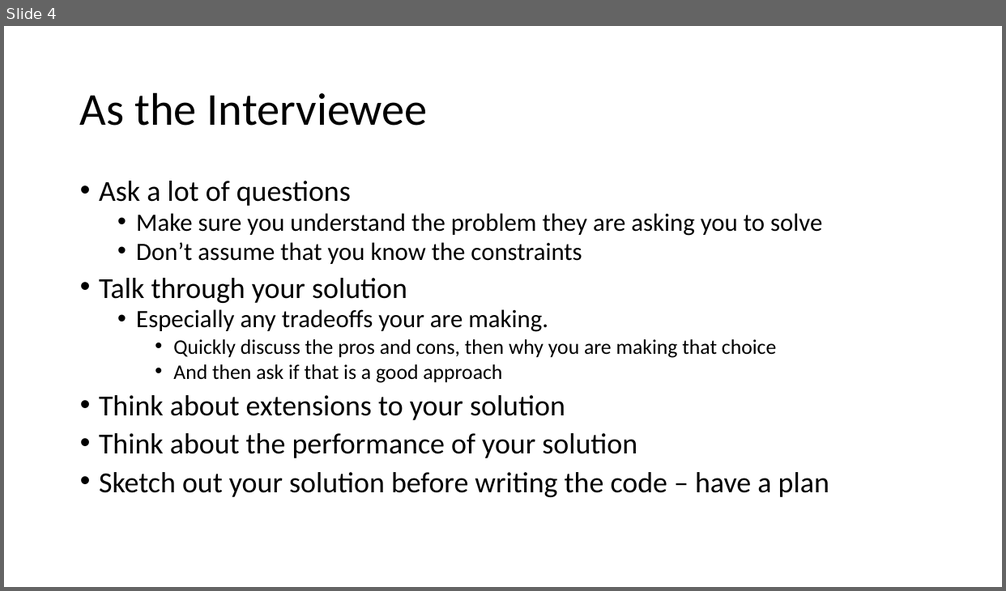
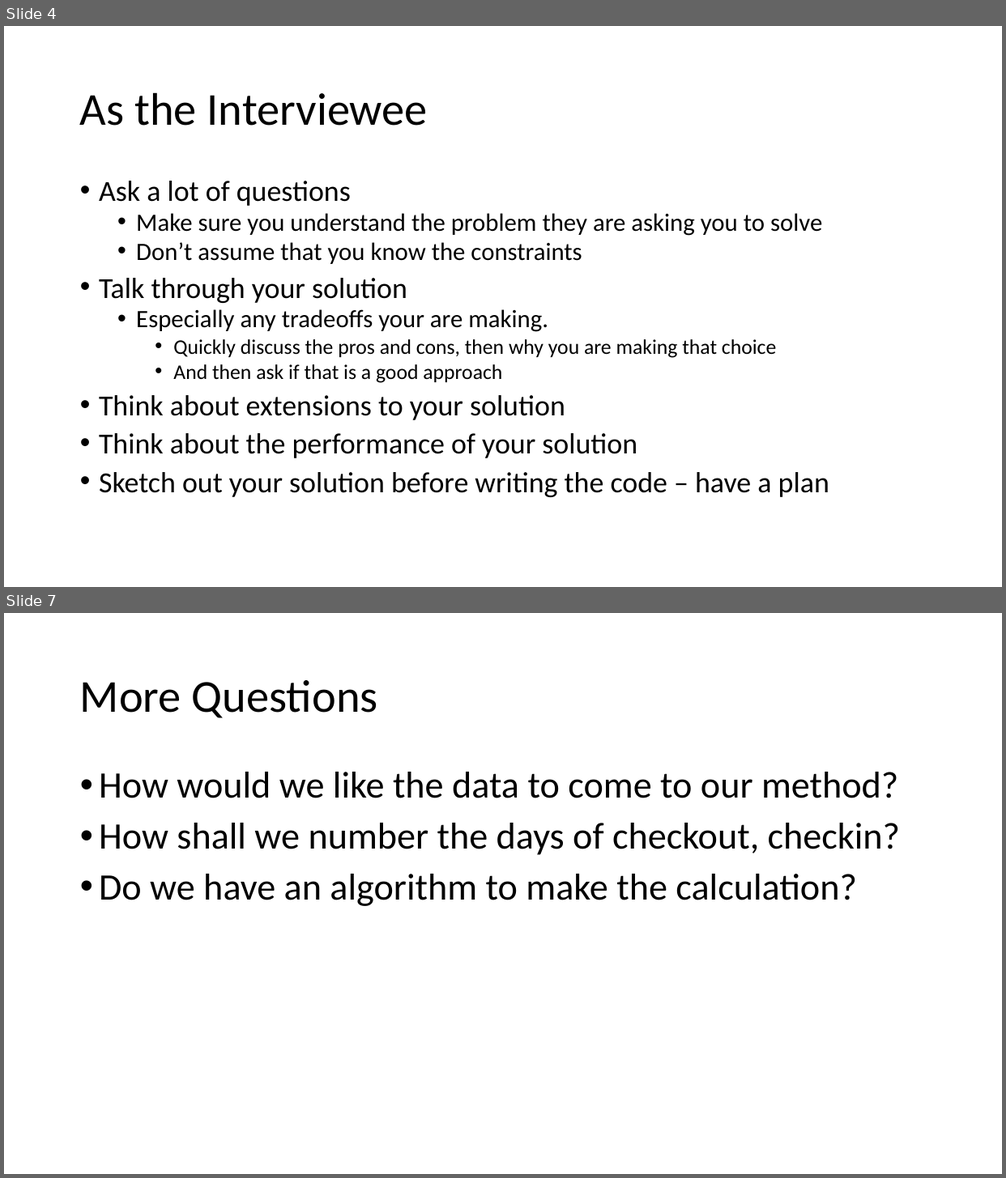
Before and after one commit to russpj/Library, a slide deck: The Library Problem.pptx. Shown one above the other, each under a label of ours: slide 4 before the commit, slides 4 and 7 after it; the slides between them are not shown. The pictures are 1006x591 and 1006x1178 pixels, drawn with LibreOffice and Linux fonts; fonts in the diff are those of the drawing. Boxes give left, top, right and bottom in pixels: in the first picture for what was removed or moved away, otherwise in the second. Text is boxed around its words. In the diff, an @@ line names an element or a change of style, - is before the commit and + after.

```diff
--- a/The Library Problem.pptx
+++ b/The Library Problem.pptx
@@ slide 7 added at (4, 613, 1002, 1174), background #FFFFFF @@
@@ title added at (80, 680, 378, 718), 44 pt, text #000000 @@
+More Questions
@@ text added at (99, 772, 900, 906), 36 pt, text #000000 @@
+• How would we like the data to come to our method?
+• How shall we number the days of checkout, checkin?
+• Do we have an algorithm to make the calculation?
```
Also in this commit, not shown: 4 other slides added.
